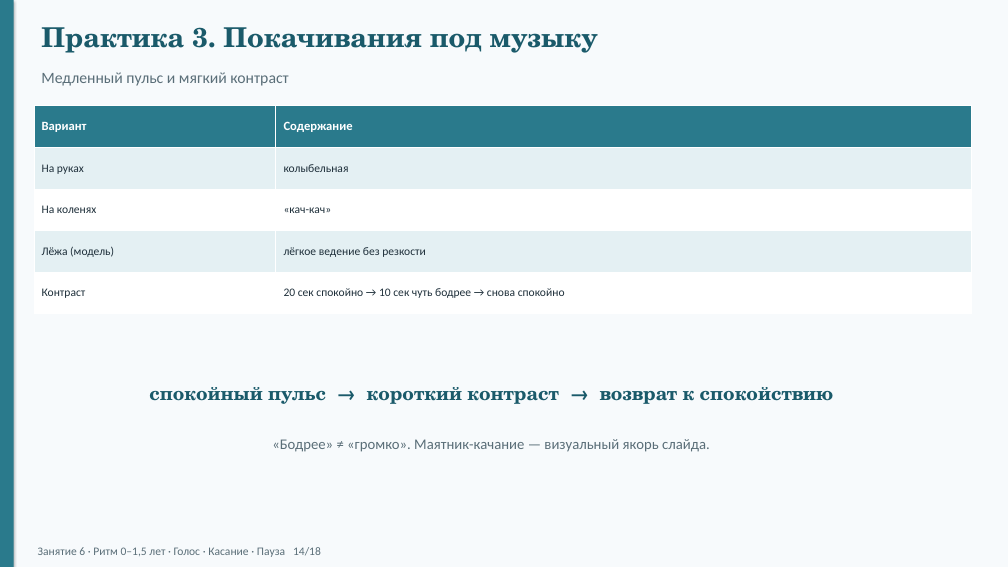
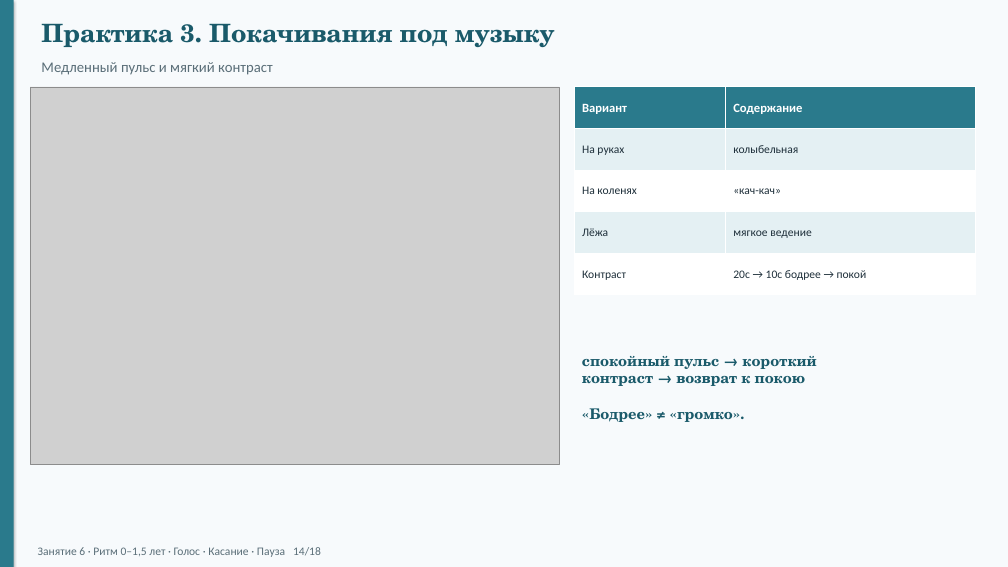
Before and after one commit to Maer-Yakov/vpn-client, a slide deck: slide 14 of docs/konspekty/zanyatie-06-prezentaciya.pptx. Drawn at 1008x567 pixels with LibreOffice and Linux fonts; fonts in the diff are those of the drawing; grey boxes stand for pictures. Boxes give left, top, right and bottom in pixels: in the first picture for what was removed or moved away, otherwise in the second. Text is boxed around its words. In the diff, an @@ line names an element or a change of style, - is before the commit and + after.

```diff
--- a/docs/konspekty/zanyatie-06-prezentaciya.pptx
+++ b/docs/konspekty/zanyatie-06-prezentaciya.pptx
@@ text "Практика 3. Покачивания под музыку" at [41,23,555,47]: size 26 to 24 pt @@
@@ text "Медленный пульс и мягкий контраст": place and size @@
-text "Медленный пульс и мягкий контраст" at [41,72,288,86]
+text "Медленный пульс и мягкий контраст" at [41,62,273,75]
@@ text "Медленный пульс и мягкий контраст" at [41,62,273,75]: size 15 to 14 pt @@
@@ picture added at [30,87,560,465] @@
@@ table at [575,87,975,295] @@
-row 4, column 1: Лёжа (модель)
+row 4, column 1: Лёжа
-row 4, column 2: лёгкое ведение без резкости
+row 4, column 2: мягкое ведение
-row 5, column 2: 20 сек спокойно → 10 сек чуть бодрее → снова спокойно
+row 5, column 2: 20с → 10с бодрее → покой
@@ table: place and size @@
-table at [34,106,972,314]
+table at [575,87,975,295]
@@ text at [582,356,816,422]: text changed; size 18 to 14 pt @@
-спокойный пульс → короткий контраст → возврат к спокойствию
+спокойный пульс → короткий
+контраст → возврат к покою
+«Бодрее» ≠ «громко».
@@ text removed at [272,439,710,452] @@
-«Бодрее» ≠ «громко». Маятник-качание — визуальный якорь слайда.
```
Also in this commit, not shown: 17 other slides changed, 21 other files.
